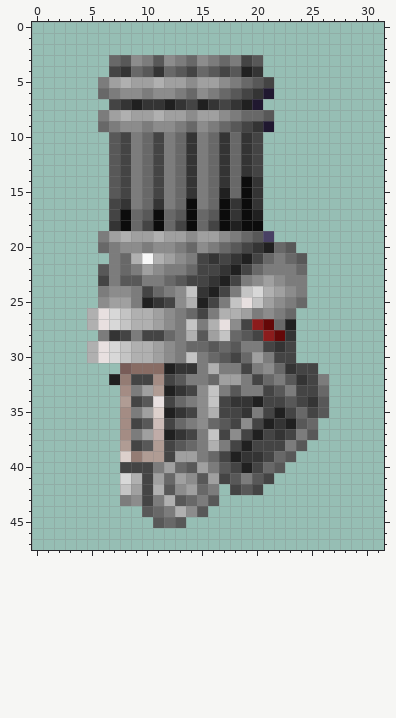
Two states of a pixel-art sprite, Resources/AwesomeGuns/Weapons/AUTO_CANNON/Bigob.gif. The first picture shows the starting point.
The file is 32x48 pixels. The old version is drawn lined up with the new one.
The same view after the edit:
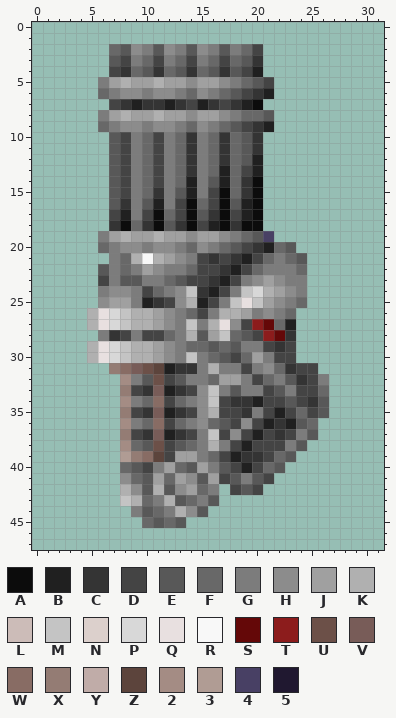
Palette (. is transparent): A #0c0c0c  B #202020  C #343434  D #444444  E #585858  F #686868  G #7c7c7c  H #8c8c8c  J #a0a0a0  K #b0b0b0  L #ccbcb8  M #c4c4c4  N #dcd0cc  P #d8d8d8  Q #e8e0e0  R #f8f8f8  S #640808  T #8c1c1c  U #6c5048  V #785c58  W #886c64  X #947c74  Y #c0aca8  Z #5c443c  2 #a48c84  3 #b09c94  4 #484064  5 #201830
Changes in this commit:
whole drawing moved by +1,+0 (the old picture is shown already moved)
Changed rows in their new state; - is an unchanged pixel.
first column x 7:
 2 FEHGEHGEHGEGFD-
 3 EDGFDGFDGFDFEC-
 4 -------C--C-DB-
 6 --------------B
 7 -------------A-
 9 --------------B
10 ------------EC-
11 ------------EC-
12 ------------EB-
13 ----------B-DB-
14 -------B-EB-CA-
15 ----C-EB-DA-CA-
16 E--EB-D-FD-EBA-
17 -BGD--D-EC-DBA-
18 ---C-EC-DB-C---
first column x 7:
31 XWVUZ
32 .2GEU
33 -XDCV
34 -2GFW
35 -XDCV
36 --GFW
37 -XDCV
38 -2F-U
39 -3-WZ
40 -FE--
41 -HFE-
42 -KHE-
43 -MKF-
44 --G--
45 ---F-
